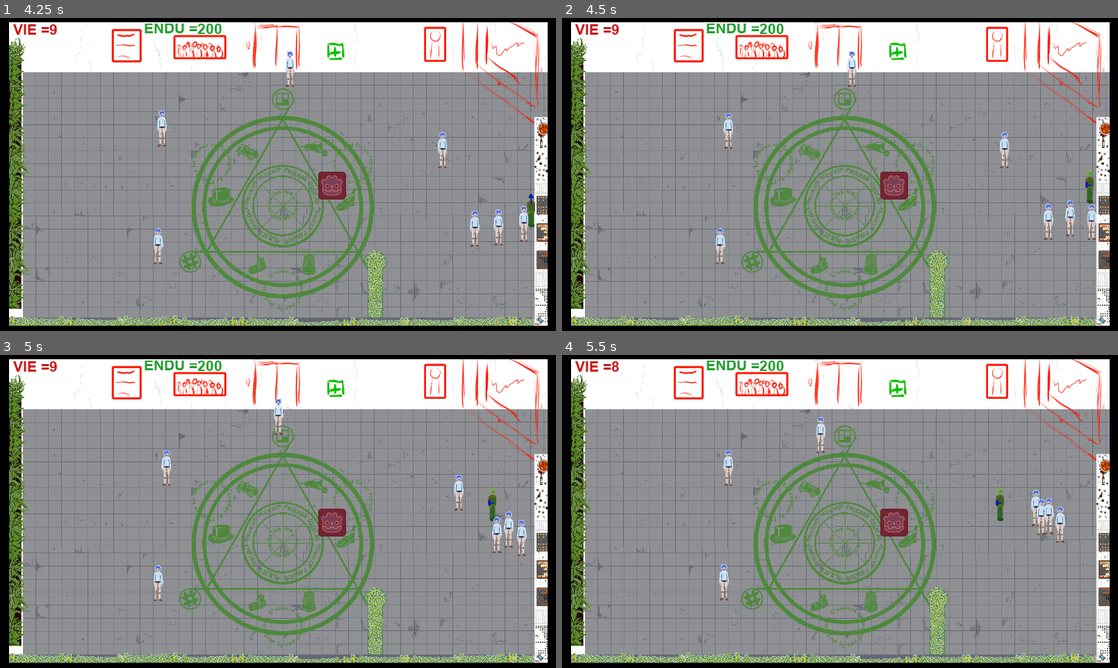
Above: before the commit, frames 1-4 (two rows, left to right).
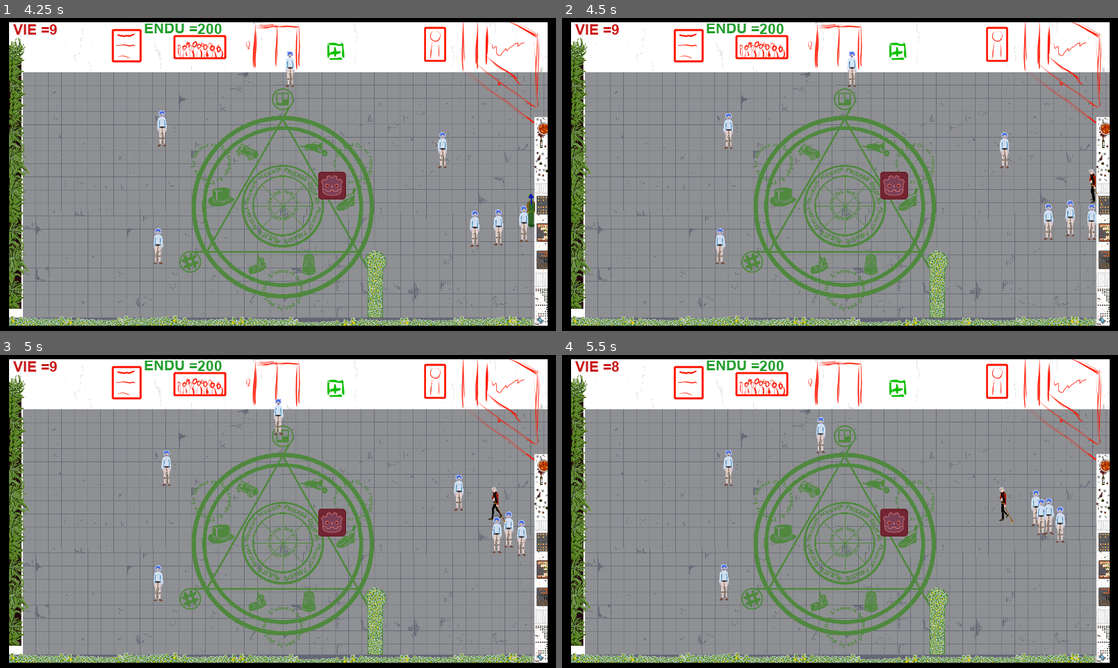
Above: after the commit, the same moments.

Repository: Ant0yne/action_concierge
Game: Godot game, scene res://Scenes/Menu.tscn
The game is run twice, just before and just after one commit, with the same random seed, the same clock (stepped at 60 frames per second) and the same inputs. The engine's default icon, where the game draws it, is replaced by a stand-in: a white triangle on a blue panel in a dark square.
Inputs (mouse positions are in pixels of both pictures, inside the frame that each line leads up to):
- Up to frame 1 (4.25 s): click (133, 271) at 0.5 s; hold Right (ui_right) 1.28-2.03 s; hold Down (ui_down) 2.03-2.78 s; hold Right (ui_right) 2.78-3.53 s; hold Up (ui_up) from 3.53 s (still down)
- Up to frame 2 (4.5 s): release Up (ui_up) at 4.28 s; hold Left (ui_left) from 4.28 s (still down)
- Up to frame 3 (5 s): keep holding Left (ui_left)
- Up to frame 4 (5.5 s): keep holding Left (ui_left)

Frame 1 is identical in both runs. In frame 2, 0.2% of the frame differs, in the area x 94-98%, y 48-60%; in frame 3, 0.2%; in frame 4, 0.2%.

Commit message:
Integ marche gauche

Diff:
--- a/Scenes/Perso.tscn
+++ b/Scenes/Perso.tscn
@@ -7,7 +7,7 @@
 [ext_resource path="res://Perso/Idle/Idle Haut/perso_idle_haut0006.png" type="Texture" id=5]
 [ext_resource path="res://Perso/Dash/perso_dash_bas.png" type="Texture" id=6]
 [ext_resource path="res://Perso/Marche/perso_marche_bas.png" type="Texture" id=7]
-[ext_resource path="res://Perso/Marche/perso_marche_gauche.png" type="Texture" id=8]
+[ext_resource path="res://Perso/Marche/Marche Gauche/perso_marche_gauche0002.png" type="Texture" id=8]
 [ext_resource path="res://Perso/Attaque/perso_attaque_haut.png" type="Texture" id=9]
 [ext_resource path="res://Perso/Attaque/perso_attaque_droite.png" type="Texture" id=10]
 [ext_resource path="res://Perso/Dash/perso_dash_gauche.png" type="Texture" id=11]
@@ -64,6 +64,13 @@
 [ext_resource path="res://Perso/Idle/Idle Haut/perso_idle_haut0001.png" type="Texture" id=62]
 [ext_resource path="res://Perso/Idle/Idle Haut/perso_idle_haut0010.png" type="Texture" id=63]
 [ext_resource path="res://Perso/Idle/Idle Haut/perso_idle_haut0011.png" type="Texture" id=64]
+[ext_resource path="res://Perso/Marche/Marche Gauche/perso_marche_gauche0000.png" type="Texture" id=65]
+[ext_resource path="res://Perso/Marche/Marche Gauche/perso_marche_gauche0001.png" type="Texture" id=66]
+[ext_resource path="res://Perso/Marche/Marche Gauche/perso_marche_gauche0004.png" type="Texture" id=67]
+[ext_resource path="res://Perso/Marche/Marche Gauche/perso_marche_gauche0006.png" type="Texture" id=68]
+[ext_resource path="res://Perso/Marche/Marche Gauche/perso_marche_gauche0005.png" type="Texture" id=69]
+[ext_resource path="res://Perso/Marche/Marche Gauche/perso_marche_gauche0003.png" type="Texture" id=70]
+[ext_resource path="res://Perso/Marche/Marche Gauche/perso_marche_gauche0007.png" type="Texture" id=71]
 
 [sub_resource type="SpriteFrames" id=1]
 animations = [ {
@@ -72,80 +79,80 @@
 "name": "Idle Droite",
 "speed": 12.0
 }, {
+"frames": [ ExtResource( 6 ) ],
+"loop": true,
+"name": "Dash Bas",
+"speed": 5.0
+}, {
+"frames": [ ExtResource( 4 ) ],
+"loop": true,
+"name": "Attaque Bas",
+"speed": 5.0
+}, {
+"frames": [ ExtResource( 11 ) ],
+"loop": true,
+"name": "Dash Gauche",
+"speed": 5.0
+}, {
 "frames": [ ExtResource( 17 ) ],
 "loop": true,
 "name": "Marche Haut",
 "speed": 5.0
 }, {
-"frames": [ ExtResource( 8 ) ],
-"loop": true,
-"name": "Marche Gauche",
+"frames": [ ExtResource( 16 ) ],
+"loop": true,
+"name": "Marche Droite",
 "speed": 5.0
+}, {
+"frames": [ ExtResource( 18 ) ],
+"loop": true,
+"name": "Attaque Gauche",
+"speed": 5.0
+}, {
+"frames": [ ExtResource( 12 ) ],
+"loop": true,
+"name": "Dash Haut",
+"speed": 5.0
+}, {
+"frames": [ ExtResource( 7 ) ],
+"loop": true,
+"name": "Marche Bas",
+"speed": 5.0
+}, {
+"frames": [ ExtResource( 10 ) ],
+"loop": true,
+"name": "Attaque Droite",
+"speed": 5.0
+}, {
+"frames": [ ExtResource( 22 ), ExtResource( 1 ), ExtResource( 26 ), ExtResource( 23 ), ExtResource( 24 ), ExtResource( 25 ), ExtResource( 21 ), ExtResource( 27 ), ExtResource( 28 ), ExtResource( 29 ), ExtResource( 30 ), ExtResource( 31 ) ],
+"loop": true,
+"name": "Idle Bas",
+"speed": 12.0
 }, {
 "frames": [ ExtResource( 9 ) ],
 "loop": true,
 "name": "Attaque haut",
 "speed": 5.0
 }, {
-"frames": [ ExtResource( 16 ) ],
-"loop": true,
-"name": "Marche Droite",
+"frames": [ ExtResource( 3 ) ],
+"loop": true,
+"name": "Dash Droite",
 "speed": 5.0
+}, {
+"frames": [ ExtResource( 65 ), ExtResource( 66 ), ExtResource( 8 ), ExtResource( 70 ), ExtResource( 67 ), ExtResource( 69 ), ExtResource( 68 ), ExtResource( 71 ) ],
+"loop": true,
+"name": "Marche Gauche",
+"speed": 12.0
 }, {
 "frames": [ ExtResource( 57 ), ExtResource( 62 ), ExtResource( 58 ), ExtResource( 54 ), ExtResource( 55 ), ExtResource( 59 ), ExtResource( 5 ), ExtResource( 61 ), ExtResource( 56 ), ExtResource( 60 ), ExtResource( 63 ), ExtResource( 64 ) ],
 "loop": true,
 "name": "Idle Haut",
 "speed": 12.0
 }, {
-"frames": [ ExtResource( 3 ) ],
-"loop": true,
-"name": "Dash Droite",
-"speed": 5.0
-}, {
-"frames": [ ExtResource( 18 ) ],
-"loop": true,
-"name": "Attaque Gauche",
-"speed": 5.0
-}, {
-"frames": [ ExtResource( 6 ) ],
-"loop": true,
-"name": "Dash Bas",
-"speed": 5.0
-}, {
-"frames": [ ExtResource( 7 ) ],
-"loop": true,
-"name": "Marche Bas",
-"speed": 5.0
-}, {
 "frames": [ ExtResource( 48 ), ExtResource( 49 ), ExtResource( 44 ), ExtResource( 15 ), ExtResource( 45 ), ExtResource( 43 ), ExtResource( 46 ), ExtResource( 47 ), ExtResource( 51 ), ExtResource( 50 ), ExtResource( 53 ), ExtResource( 52 ) ],
 "loop": true,
 "name": "Idle Gauche",
 "speed": 12.0
-}, {
-"frames": [ ExtResource( 10 ) ],
-"loop": true,
-"name": "Attaque Droite",
-"speed": 5.0
-}, {
-"frames": [ ExtResource( 22 ), ExtResource( 1 ), ExtResource( 26 ), ExtResource( 23 ), ExtResource( 24 ), ExtResource( 25 ), ExtResource( 21 ), ExtResource( 27 ), ExtResource( 28 ), ExtResource( 29 ), ExtResource( 30 ), ExtResource( 31 ) ],
-"loop": true,
-"name": "Idle Bas",
-"speed": 12.0
-}, {
-"frames": [ ExtResource( 11 ) ],
-"loop": true,
-"name": "Dash Gauche",
-"speed": 5.0
-}, {
-"frames": [ ExtResource( 12 ) ],
-"loop": true,
-"name": "Dash Haut",
-"speed": 5.0
-}, {
-"frames": [ ExtResource( 4 ) ],
-"loop": true,
-"name": "Attaque Bas",
-"speed": 5.0
 } ]
 
 [sub_resource type="RectangleShape2D" id=2]
@@ -990,8 +997,7 @@
 
 [node name="AnimatedSprite" type="AnimatedSprite" parent="."]
 frames = SubResource( 1 )
-animation = "Idle Gauche"
-frame = 9
+animation = "Attaque Bas"
 
 [node name="CollisionShape2D" type="CollisionShape2D" parent="."]
 position = Vector2( 0, 46 )
Binary file added: Perso/Marche/Marche Gauche/perso_marche_gauche0000.png
Not shown, added: Perso/Marche/Marche Gauche/perso_marche_gauche0000.png.import
Binary file added: Perso/Marche/Marche Gauche/perso_marche_gauche0001.png
Not shown, added: Perso/Marche/Marche Gauche/perso_marche_gauche0001.png.import
Binary file added: Perso/Marche/Marche Gauche/perso_marche_gauche0002.png
Not shown, added: Perso/Marche/Marche Gauche/perso_marche_gauche0002.png.import
Binary file added: Perso/Marche/Marche Gauche/perso_marche_gauche0003.png
Not shown, added: Perso/Marche/Marche Gauche/perso_marche_gauche0003.png.import
Binary file added: Perso/Marche/Marche Gauche/perso_marche_gauche0004.png
Not shown, added: Perso/Marche/Marche Gauche/perso_marche_gauche0004.png.import
Binary file added: Perso/Marche/Marche Gauche/perso_marche_gauche0005.png
Not shown, added: Perso/Marche/Marche Gauche/perso_marche_gauche0005.png.import
(and 5 more such lines)
